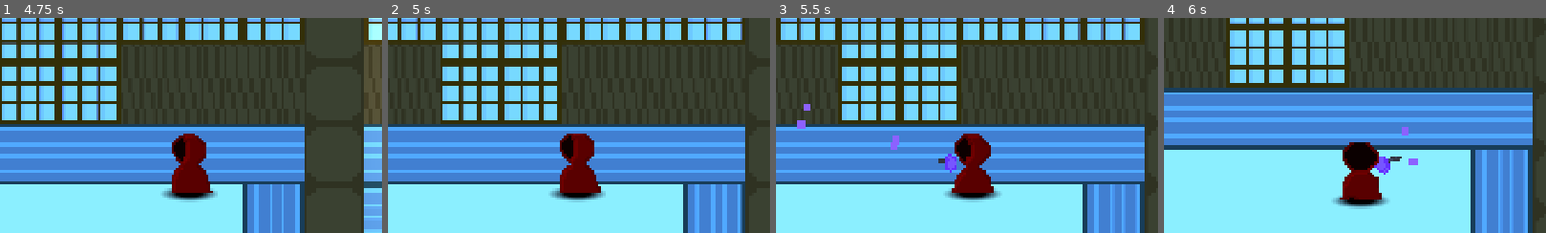
Above: before the commit, frames 1-4 (left to right).
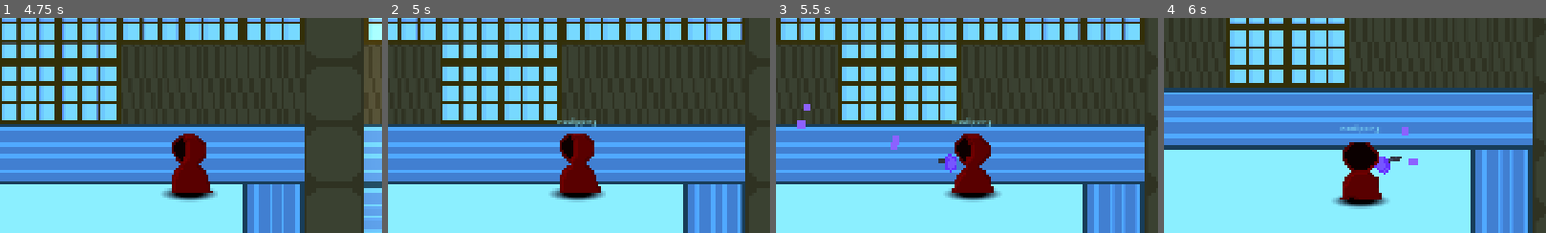
Above: after the commit, the same moments.

Repository: viggogoeth/NotMG
Game: Godot game, scene res://menus/main_menu.tscn
The game is run twice, just before and just after one commit, with the same random seed, the same clock (stepped at 60 frames per second) and the same inputs.
Inputs (mouse positions are % of the whole screen's width and height, from its top left):
- Up to frame 1 (4.75 s): click "New Game" at 0.5 s; tap Enter at 1.25, 4.25 s; move the mouse to (72, 45) at 1.27 s; hold D (g_move_right) 1.28-2 s; hold E (g_interact) 1.28-2 s; click (72, 45) at 1.42 s; drag from (30, 55) to (51, 50) at 2.02 s; tap Space (g_dodge) at 2.75 s; move the mouse to (60, 28) at 2.77 s; hold D (g_move_right) 2.78-3.5 s; hold E (g_interact) 2.78-3.5 s; drag from (45, 70) to (20, 35) at 3.52 s; move the mouse to (80, 65) at 4.27 s; hold A (g_move_left) from 4.28 s (still down); hold E (g_interact) from 4.28 s (still down); tap Mouse wheel up (g_zoom_in) at 4.35 s
- Up to frame 2 (5 s): keep holding A (g_move_left); keep holding E (g_interact); tap F12 (g_dev_key) at 4.9 s
- Up to frame 3 (5.5 s): release A (g_move_left) at 5 s; release E (g_interact) at 5 s; drag from (20, 35) to (49, 50) at 5.02 s
- Up to frame 4 (6 s): move the mouse to (55, 50) at 5.77 s; hold S (g_move_down) from 5.78 s (still down); hold E (g_interact) from 5.78 s (still down); click (55, 50) at 5.92 s
The pictures show only the part of the screen within x 24-74%, y 16-66%; the shares and areas given below are measured in that part.

Frame 1 is identical in both runs. In frame 2, 0.2% of the frame differs, in the area x 44-55%, y 46-51%; in frame 3, 0.2%; in frame 4, 0.1%.
Error before the commit: Parse Error: Identifier "sprite" not declared in the current scope. (res://entities/characters/enemies/slimes/green_slime.gd:17)

Commit message:
'fixed' green slimes and added noclip dev key to player

Diff:
--- a/entities/characters/enemies/slimes/green_slime.gd
+++ b/entities/characters/enemies/slimes/green_slime.gd
@@ -4,6 +4,9 @@
 var exp_range_player: CharacterBody2D
 
 var RNG = RandomNumberGenerator.new()
+
+@onready var sprite = $Scalables/AnimatedSprite2D
+@onready var movement_component = $JumpMovementComponent
 
 @export var color: Color = Color(1,1,1)
 @export var enemy_scale: int = 1
@@ -25,9 +28,11 @@
 	movement_component.move(target)
 	move_and_slide()
 
-	orient_sprite()
-	update_animation()
+func set_moving() -> void:
+	sprite.animation = "move"
 
+func set_idle() -> void:
+	sprite.animation = "idle"
 
 func move_start() -> void:
 	$Scalables/AnimatedSprite2D.animation = "move"
--- a/entities/characters/enemies/slimes/green_slime.tscn
+++ b/entities/characters/enemies/slimes/green_slime.tscn
@@ -56,7 +56,7 @@
 "duration": 1.0,
 "texture": SubResource("AtlasTexture_02vvn")
 }],
-"loop": true,
+"loop": 1,
 "name": &"idle",
 "speed": 5.0
 }, {
@@ -88,7 +88,7 @@
 "duration": 1.0,
 "texture": SubResource("AtlasTexture_t4yq7")
 }],
-"loop": true,
+"loop": 1,
 "name": &"move",
 "speed": 8.0
 }]
@@ -134,7 +134,7 @@
 texture_filter = 1
 scale = Vector2(4, 4)
 sprite_frames = SubResource("SpriteFrames_jwbx2")
-animation = &"move"
+animation = &"idle"
 
 [node name="HealthComponent" parent="Scalables" unique_id=334772244 groups=["scalables"] instance=ExtResource("3_q2fjr")]
 position = Vector2(0, 34)
--- a/entities/characters/player.gd
+++ b/entities/characters/player.gd
@@ -32,6 +32,8 @@
 var can_dodge: bool = true
 var dodging: bool = false
 var dodge_direction: Vector2
+
+@onready var effect_label = $Effect
 
 func _ready() -> void:
 	$MageHandSprite.hide()
@@ -45,6 +47,15 @@
 	$HealthComponent.set_health(max_health, current_health)
 	can_attack = true
 	can_take_damage = true
+
+func _input(event) -> void:
+	if event.is_action_pressed("g_dev_key"):
+		if collision_mask == 2:
+			collision_mask = 0
+			effect_label.set_text("noclipping")
+		else:
+			collision_mask = 2
+			effect_label.set_text("")
 
 func _physics_process(delta: float) -> void:
 	if dodging:
--- a/entities/characters/player.tscn
+++ b/entities/characters/player.tscn
@@ -704,6 +704,12 @@
 
 [node name="Hud" parent="." unique_id=970906071 instance=ExtResource("49_ar761")]
 
+[node name="Effect" type="Label" parent="." unique_id=417780446]
+offset_left = -41.0
+offset_top = -100.0
+offset_right = 37.0
+offset_bottom = -77.0
+
 [connection signal="timeout" from="AttackTimer" to="." method="_on_attack_timer_timeout"]
 [connection signal="timeout" from="IFrameTimer" to="." method="_on_i_frame_timer_timeout"]
 [connection signal="timeout" from="DodgeTimer" to="." method="_on_dodge_timer_timeout"]
--- a/entities/loot_bag.gd
+++ b/entities/loot_bag.gd
@@ -25,7 +25,7 @@
 			slots_in_bag[i].item_in_slot = items[i]
 
 func _input(event: InputEvent) -> void:
-	if event.is_action_pressed("interact") and player_in_range:
+	if event.is_action_pressed("g_interact") and player_in_range:
 		get_viewport().set_input_as_handled()
 		var loot_bag_menu = get_tree().get_first_node_in_group("loot_bag_menu")
 		loot_bag_menu.open_loot_bag(self)
--- a/maps/portal.gd
+++ b/maps/portal.gd
@@ -15,7 +15,7 @@
 	$InteractPrompt.hide()
 
 func _input(event: InputEvent) -> void:
-	if player_in_range and event.is_action_pressed("interact"):
+	if player_in_range and event.is_action_pressed("g_interact"):
 		switch_world()
 
 func switch_world() -> void:
--- a/menus/loot_bag_menu.gd
+++ b/menus/loot_bag_menu.gd
@@ -8,7 +8,7 @@
 
 func _input(event) -> void:
 	# only close using keyboard actions
-	if (event.is_action_pressed("g_pause") or event.is_action_pressed("g_inventory") or event.is_action_pressed("interact")) and self.visible:
+	if (event.is_action_pressed("g_pause") or event.is_action_pressed("g_inventory") or event.is_action_pressed("g_interact")) and self.visible:
 		if current_container and current_container.is_empty():
 			current_container.queue_free()
 		toggle_pause()
